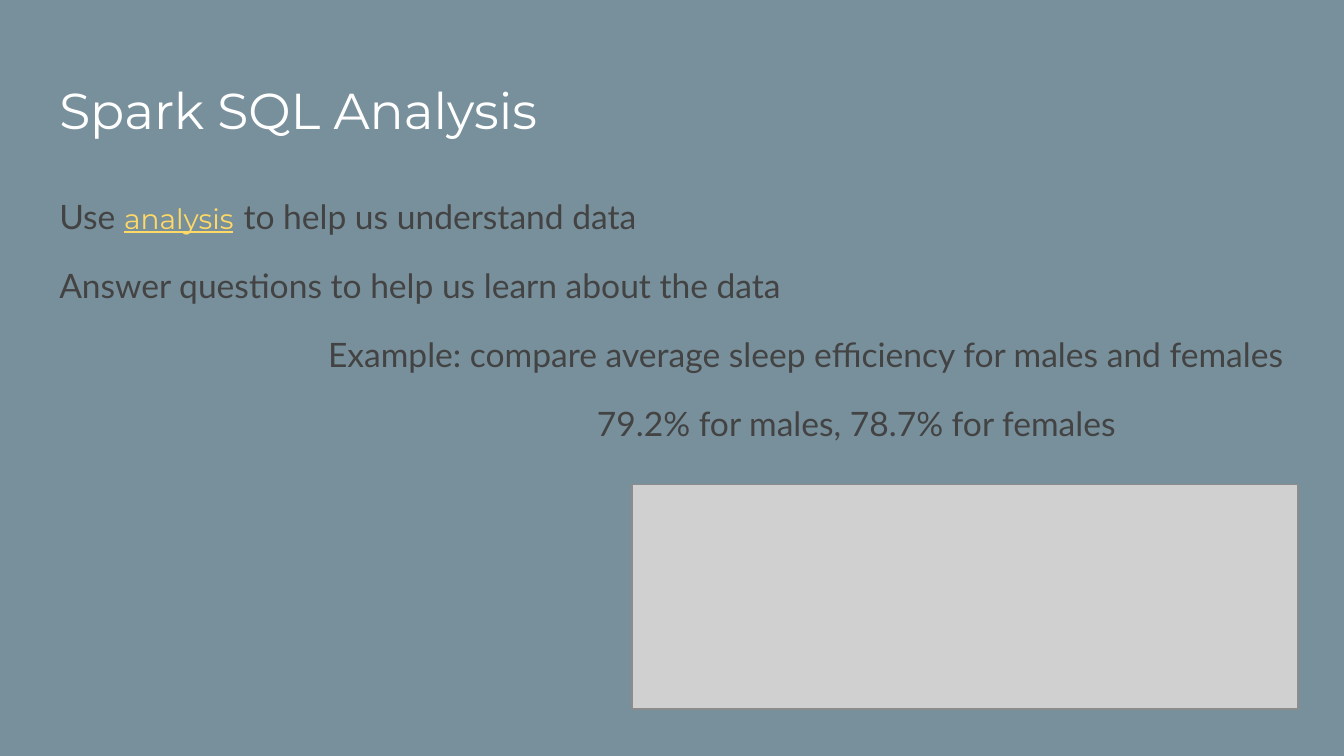
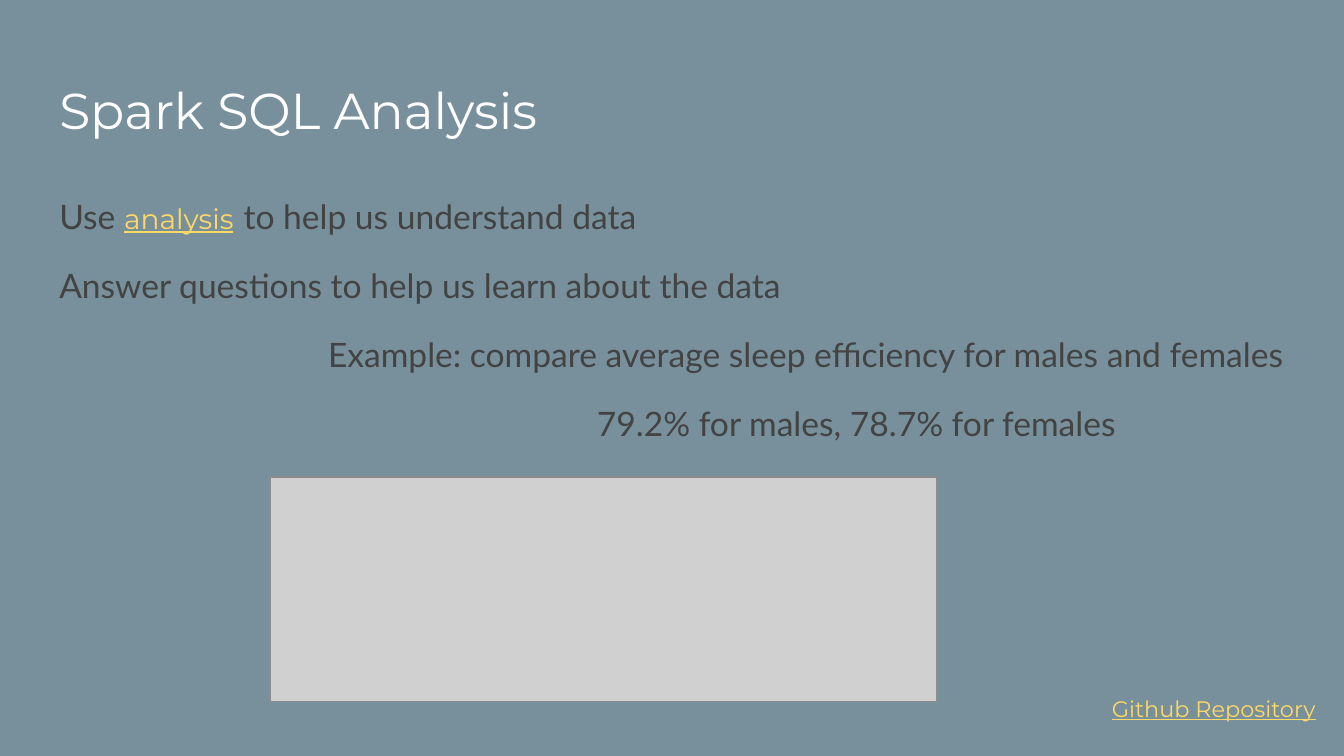
Before and after one commit to IB2MS/Project_4, a slide deck: slide 8 of Sleep Efficiency Analysis and Modeling.pptx (slide 5 before the commit). Drawn at 1344x756 pixels with LibreOffice and Linux fonts; fonts in the diff are those of the drawing; grey boxes stand for pictures. Boxes give left, top, right and bottom in pixels: in the first picture for what was removed or moved away, otherwise in the second. Text is boxed around its words. In the diff, an @@ line names an element or a change of style, - is before the commit and + after.

```diff
--- a/Sleep Efficiency Analysis and Modeling.pptx
+++ b/Sleep Efficiency Analysis and Modeling.pptx
@@ picture moved from (x1=632, y1=484, x2=1298, y2=708) to (x1=270, y1=477, x2=937, y2=702) @@
@@ text added at (x1=1112, y1=700, x2=1315, y2=722), 12 pt, text #FFD966, underline @@
+Github Repository
```
Also in this commit, not shown: 9 other slides changed, 3 slides added, 1 slide removed.
